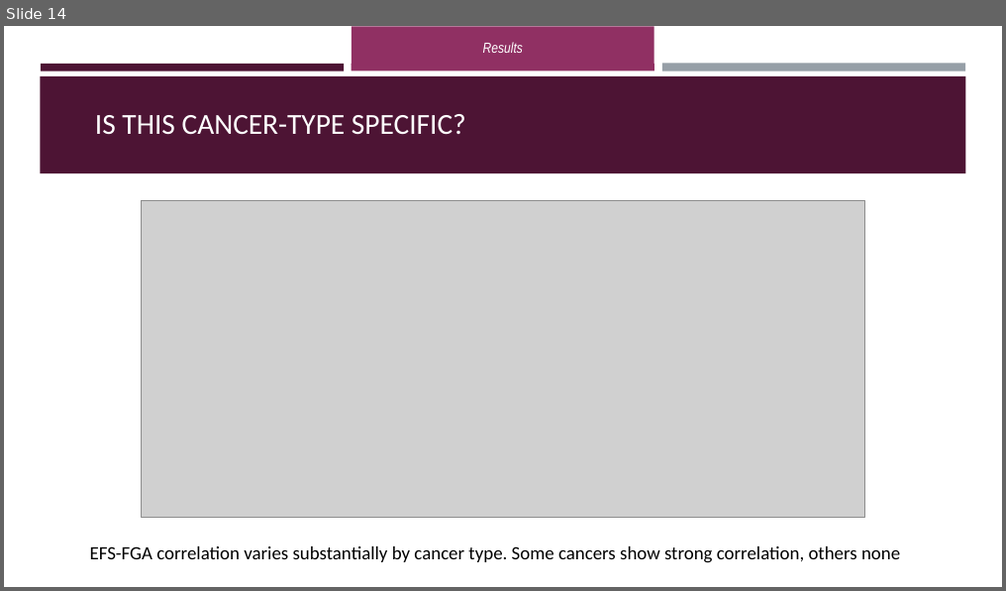
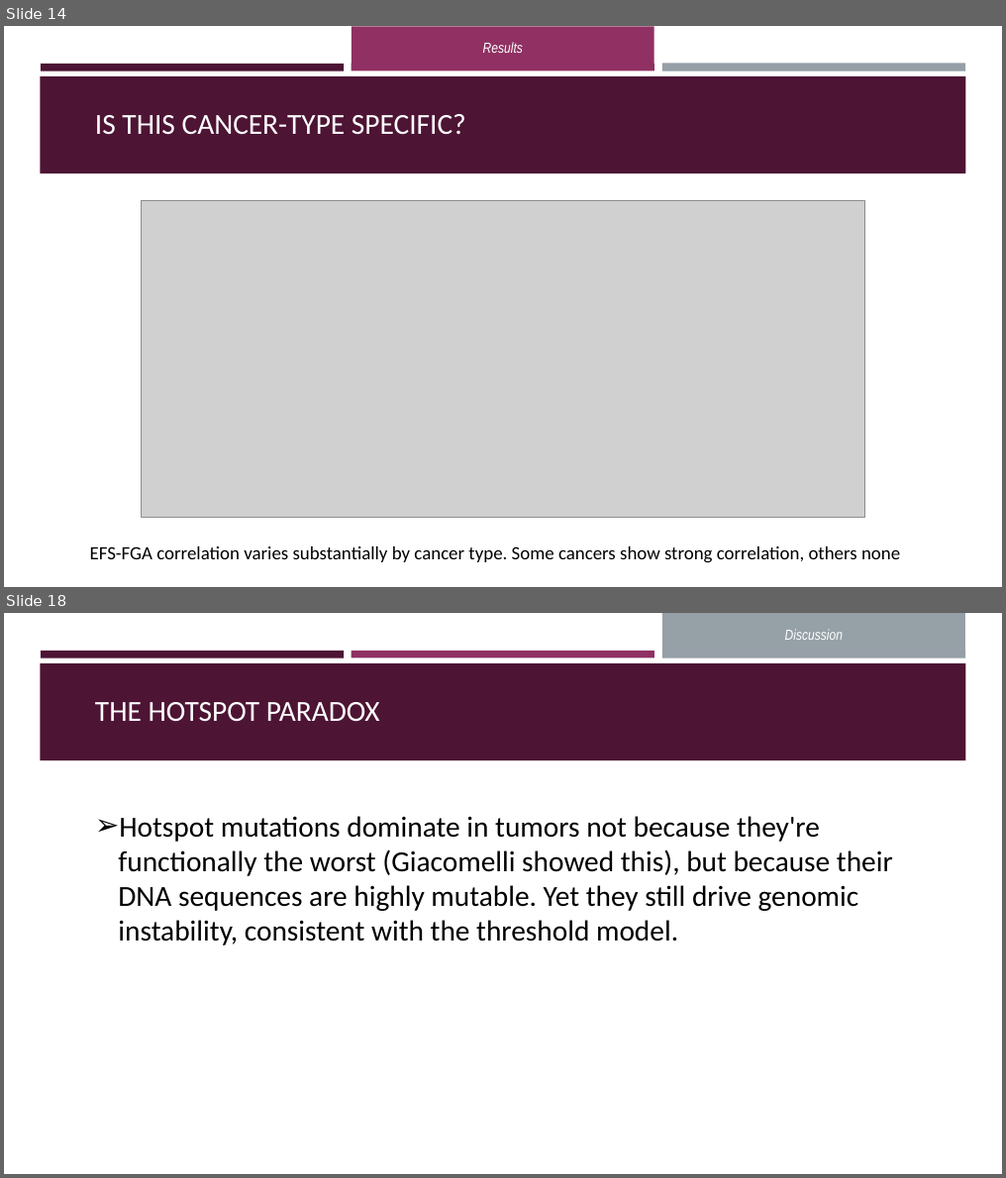
Before and after one commit to OrnitB/cancer_bioinformatics, a slide deck: project/project_background/Final Project Presentation - Ornit - Cancer Bioinfo March 2026.pptx. Shown one above the other, each under a label of ours: slide 14 before the commit, slides 14 and 18 after it; the slides between them are not shown. The pictures are 1006x591 and 1006x1178 pixels, drawn with LibreOffice and Linux fonts; fonts in the diff are those of the drawing; grey boxes stand for pictures. Boxes give left, top, right and bottom in pixels: in the first picture for what was removed or moved away, otherwise in the second. Text is boxed around its words. In the diff, an @@ line names an element or a change of style, - is before the commit and + after.

```diff
--- a/project/project_background/Final Project Presentation - Ornit - Cancer Bioinfo March 2026.pptx
+++ b/project/project_background/Final Project Presentation - Ornit - Cancer Bioinfo March 2026.pptx
@@ slide 18 added at [4, 613, 1002, 1174], background #FFFFFF; not listed: 4 template elements that a slide beside it also shows @@
@@ text added at [785, 629, 843, 640], 14 pt, text #FFFFFF, italic @@
+Discussion
@@ text added at [95, 702, 380, 722], 28 pt, text #FFFFFF @@
+THE HOTSPOT PARADOX
@@ text added at [118, 816, 893, 946], 28 pt, text #000000 @@
+➢ Hotspot mutations dominate in tumors not because they're functionally the worst (Giacomelli showed this), but because their DNA sequences are highly mutable. Yet they still drive genomic instability, consistent with the threshold model.
```
Also in this commit, not shown: 3 slides changed, 4 other slides added, 1 other file.
